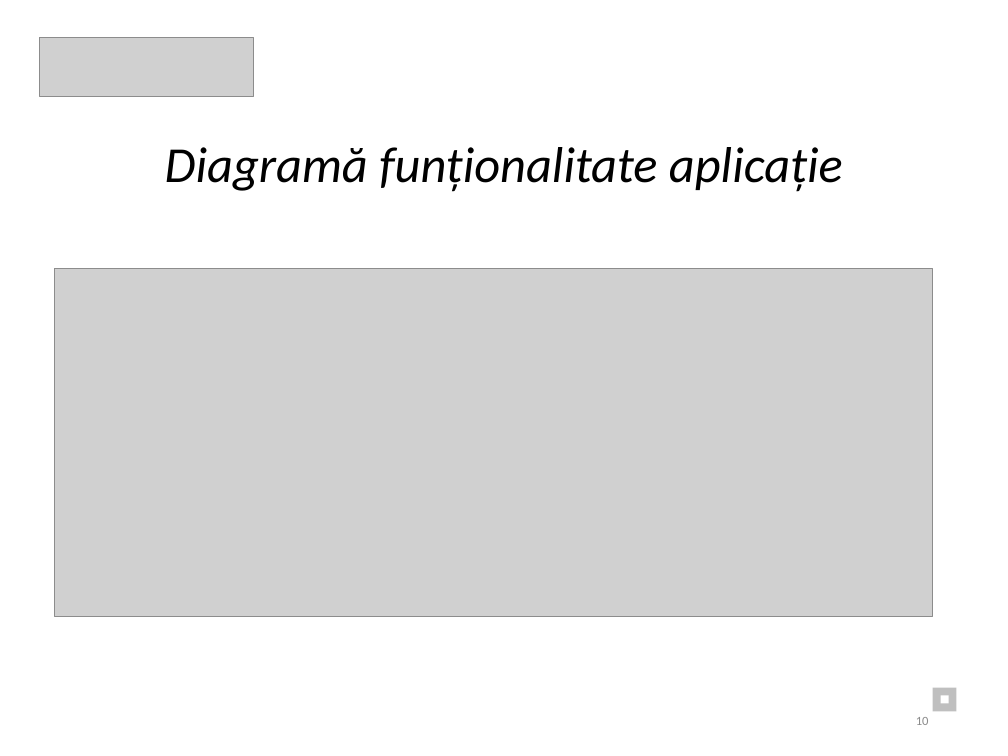
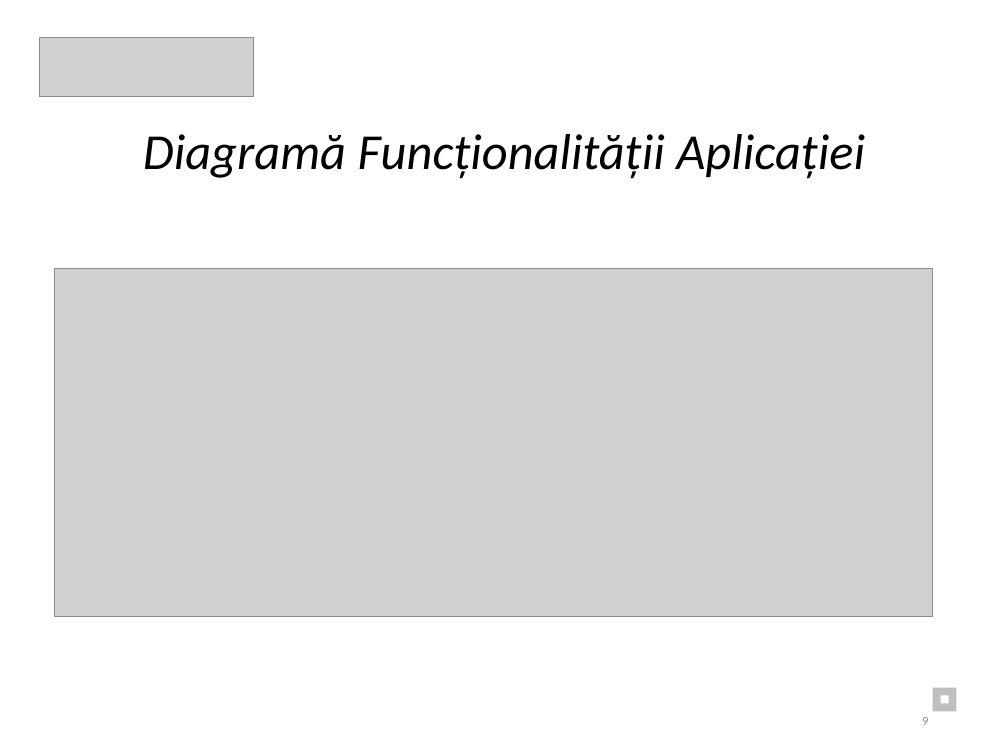
Before and after one commit to Eduard2609/TeaPython_ISW, a slide deck: slide 9 of Documentatie/Documentație_ PPT.pptx (slide 10 before the commit). Drawn at 1008x756 pixels with LibreOffice and Linux fonts; fonts in the diff are those of the drawing; grey boxes stand for pictures. Boxes give left, top, right and bottom in pixels: in the first picture for what was removed or moved away, otherwise in the second. Text is boxed around its words. In the diff, an @@ line names an element or a change of style, - is before the commit and + after.

```diff
--- a/Documentatie/Documentație_ PPT.pptx
+++ b/Documentatie/Documentație_ PPT.pptx
@@ text at box(143, 134, 865, 179): text changed @@
-Diagramă funționalitate aplicație
+Diagramă Funcționalității Aplicației
@@ page number at box(922, 717, 928, 725): text changed @@
-10
+9
```
Also in this commit, not shown: 12 other slides changed, 1 slide removed, 1 other file.
